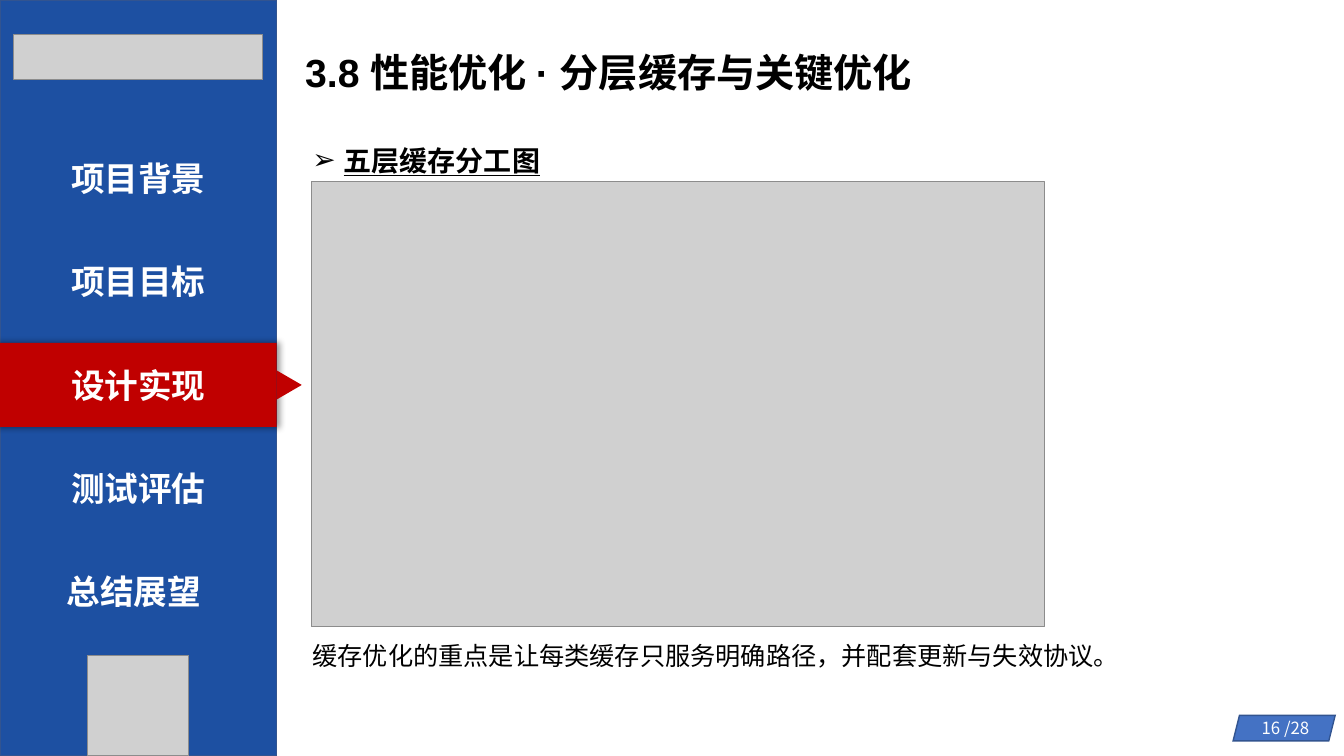
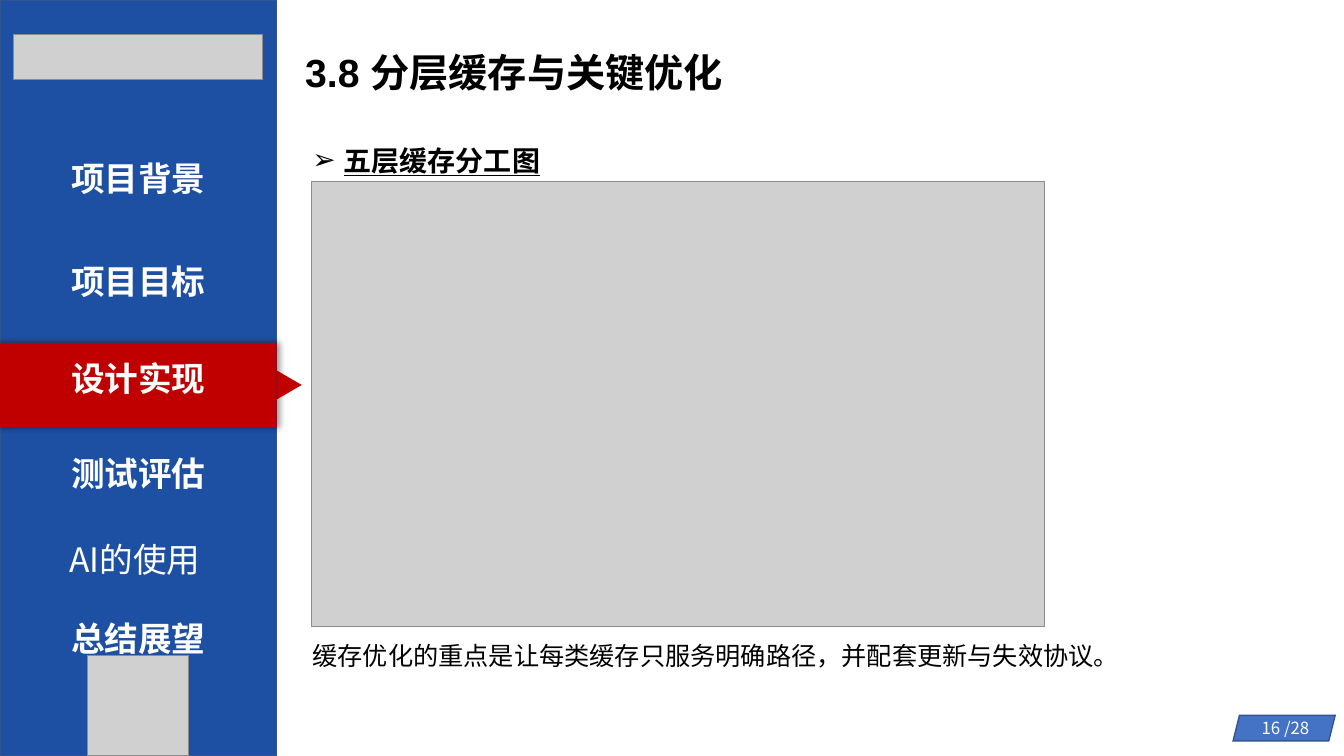
Before and after one commit to byliangg/os_com, a slide deck: slide 16 of 初赛幻灯片.pptx. Drawn at 1344x756 pixels with LibreOffice and Linux fonts; fonts in the diff are those of the drawing; grey boxes stand for pictures. Boxes give left, top, right and bottom in pixels: in the first picture for what was removed or moved away, otherwise in the second. Text is boxed around its words. In the diff, an @@ line names an element or a change of style, - is before the commit and + after.

```diff
--- a/初赛幻灯片.pptx
+++ b/初赛幻灯片.pptx
@@ text at bbox=[305, 53, 722, 91]: text changed @@
-3.8 性能优化 · 分层缓存与关键优化
+3.8 分层缓存与关键优化
@@ text "设计实现": place and size @@
-text "设计实现" at bbox=[71, 369, 205, 401]
+text "设计实现" at bbox=[71, 362, 205, 394]
@@ text "测试评估": place and size @@
-text "测试评估" at bbox=[71, 472, 205, 504]
+text "测试评估" at bbox=[71, 457, 205, 489]
@@ text added at bbox=[69, 543, 200, 575], 24 pt, text #FFFFFF @@
+AI的使用
@@ text "总结展望" rewrapped from bbox=[67, 575, 201, 607] to bbox=[71, 617, 205, 661] @@
```
Also in this commit, not shown: 26 other slides changed, 1 other file.
